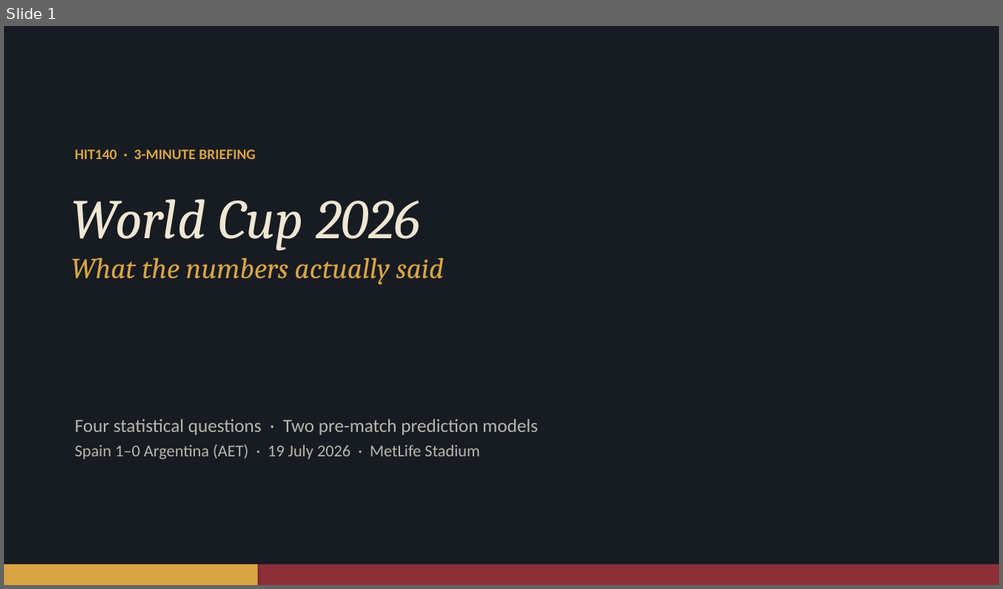
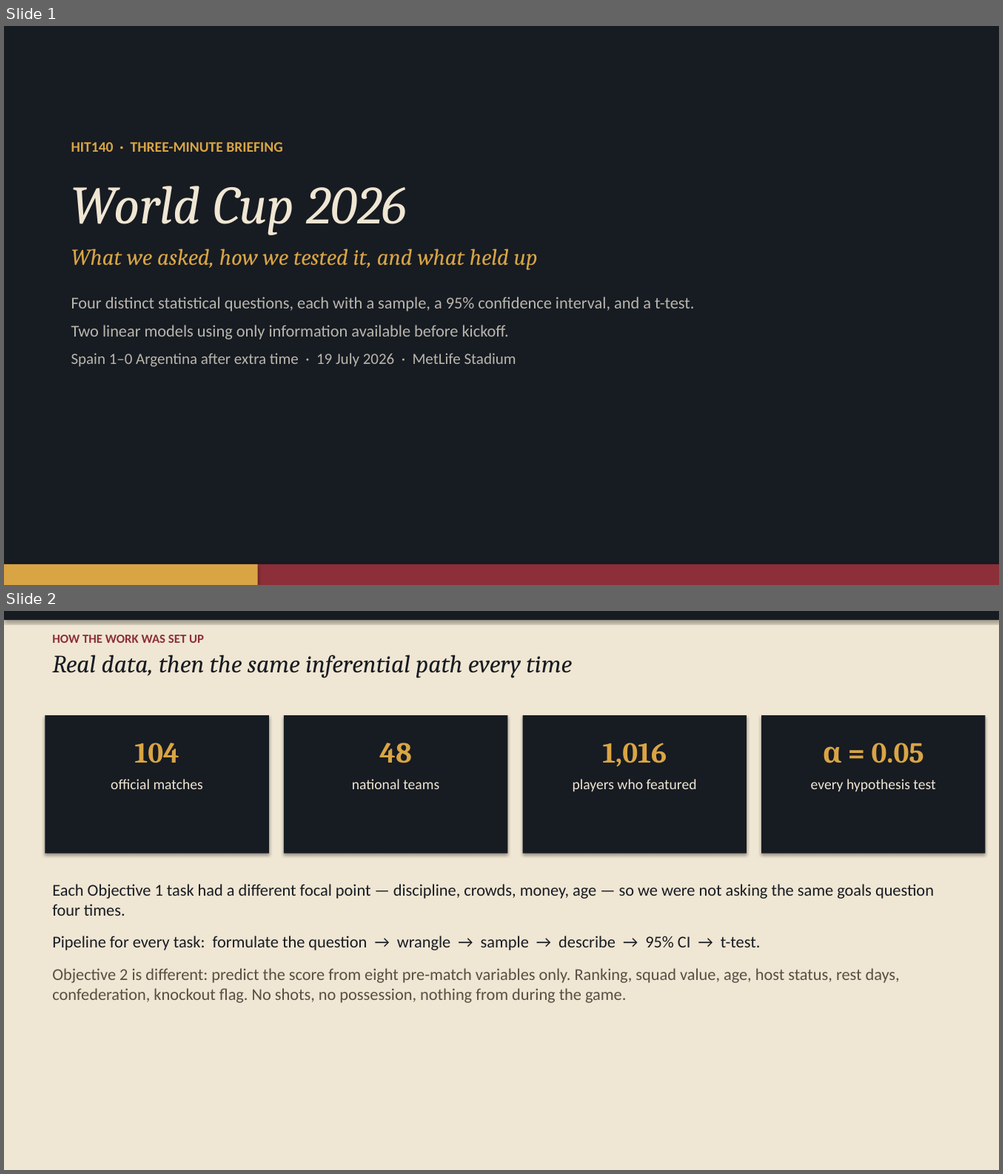
Before and after one commit to BhuprajTmg/data-project, a slide deck: WC2026_3min.pptx. Shown one above the other, each under a label of ours: slide 1 before the commit, slides 1 and 2 after it. The pictures are 1003x589 and 1003x1174 pixels, drawn with LibreOffice and Linux fonts; fonts in the diff are those of the drawing. Boxes give left, top, right and bottom in pixels: in the first picture for what was removed or moved away, otherwise in the second. Text is boxed around its words. In the diff, an @@ line names an element or a change of style, - is before the commit and + after.

```diff
--- a/WC2026_3min.pptx
+++ b/WC2026_3min.pptx
@@ slide 2 added at [4,611,999,1170], background #FFFFFF @@
@@ rectangle added at [4,611,999,1170], fill #EFE6D3 @@
@@ rectangle added at [4,611,999,620], fill #171B22 @@
@@ text added at [52,635,572,678], 24 pt, text #171B22, italic @@
+HOW THE WORK WAS SET UP
+Real data, then the same inferential path every time
@@ rectangle added at [45,715,269,854], fill #171B22 @@
@@ rectangle added at [284,715,508,854], fill #171B22 @@
@@ rectangle added at [523,715,746,854], fill #171B22 @@
@@ rectangle added at [761,715,985,854], fill #171B22 @@
@@ text added at [111,743,203,789], 14 pt, text #EFE6D3 @@
+104
+official matches
@@ text added at [352,743,439,789], 14 pt, text #EFE6D3 @@
+48
+national teams
@@ text added at [572,743,697,792], 14 pt, text #EFE6D3 @@
+1,016
+players who featured
@@ text added at [811,743,935,792], 14 pt, text #EFE6D3 @@
+α = 0.05
+every hypothesis test
@@ text added at [52,884,933,1003], 16 pt, text #171B22 @@
+Each Objective 1 task had a different focal point — discipline, crowds, money, age — so we were not asking the same goals question four times.
+Pipeline for every task: formulate the question → wrangle → sample → describe → 95% CI → t-test.
+Objective 2 is different: predict the score from eight pre-match variables only. Ranking, squad value, age, host status, rest days, confederation, knockout flag. No shots, no possession, nothing from during the game.
@@ slide 1 changed as well @@
@@ text at [71,142,694,367]: text changed; size 14 to 16 pt; text colour #D9A544 to #B9B6AC; bold off @@
-HIT140 · 3-MINUTE BRIEFING
+HIT140 · THREE-MINUTE BRIEFING
+World Cup 2026
+What we asked, how we tested it, and what held up
+Four distinct statistical questions, each with a sample, a 95% confidence interval, and a t-test.
+Two linear models using only information available before kickoff.
+Spain 1–0 Argentina after extra time · 19 July 2026 · MetLife Stadium
@@ text removed at [71,199,444,285] @@
-World Cup 2026
-What the numbers actually said
@@ text removed at [75,419,538,460] @@
-Four statistical questions · Two pre-match prediction models
-Spain 1–0 Argentina (AET) · 19 July 2026 · MetLife Stadium
```
Also in this commit, not shown: 2 other slides changed, 4 other slides added, 3 slides removed, 2 other files.
